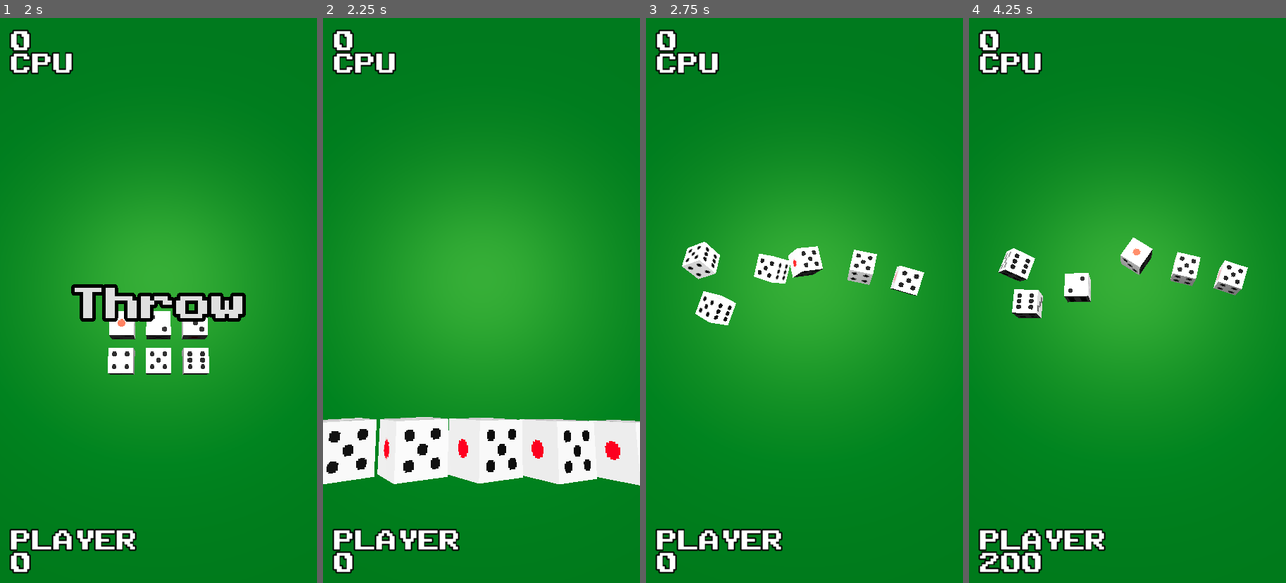
Above: before the commit, frames 1-4 (left to right).
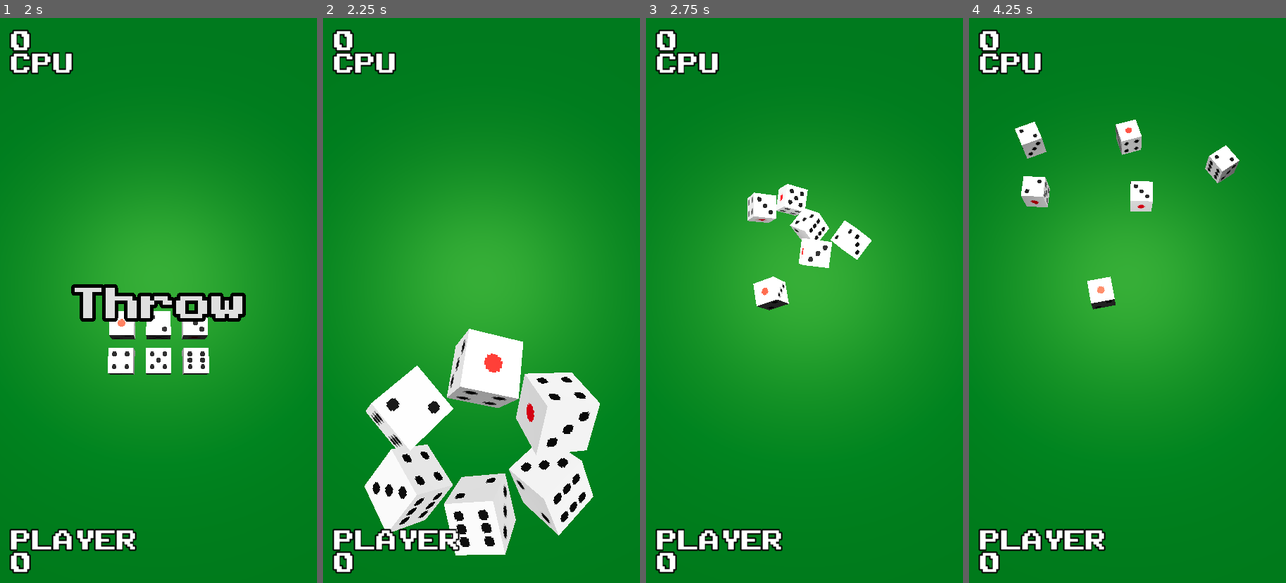
Above: after the commit, the same moments.

Repository: SocratesDz/Dice10K
Game: Godot game, scene res://main.tscn
Two runs of this game, one before a commit and one after it. Both use one fixed random seed, a clock stepped at 60 frames per second and the inputs below.
Inputs:
- Up to frame 1 (2 s): click "START" at 1.25 s
- Up to frame 2 (2.25 s): click "Throw" at 2 s
- Up to frame 3 (2.75 s): no input
- Up to frame 4 (4.25 s): no input

Frame 1 is identical in both runs. In frame 2, 19% of the frame differs, in the area x 0-100%, y 55-96%; in frame 3, 5.0%; in frame 4, 5.6%.

Commit message:
feat: set dice circling around marker point correctly.

Diff:
--- a/game.gd
+++ b/game.gd
@@ -135,11 +135,19 @@
 			TurnType.CPU:
 				turn_direction_modifier = -1
 				dice_target_position = cpu_throw_point.position
-		# Position dice horizontally in linear fashion
-		var margin_x = 0.20
-		die.position = dice_target_position + \
-			((i - dice.size()/2) * Vector3(margin_x, 0, 0))
-		die.rotation = Vector3.ZERO
+
+		# Position dice in a circular pattern around the marker point
+		var margin = 0.25
+		var horizontal_angle = (i * TAU)/dice.size()
+		var vertical_angle = PI/3 * turn_direction_modifier
+		var offset = Vector3.UP * margin
+		var final_position = dice_target_position + offset\
+			.rotated(Vector3.FORWARD, horizontal_angle)\
+			.rotated(Vector3.LEFT, vertical_angle)
+		die.position = final_position
+
+		# Set initial random rotation
+		die.rotation = Vector3(randf_range(-PI, PI), randf_range(-PI, PI), randf_range(-PI, PI))
 
 		die.set_linear_velocity(Vector3.ZERO)
 		# Apply impulse forward
--- a/project.godot
+++ b/project.godot
@@ -11,6 +11,7 @@
 [application]
 
 config/name="Dice 10K"
+config/version="0.9"
 run/main_scene="res://main.tscn"
 config/features=PackedStringArray("4.2", "GL Compatibility")
 config/icon="res://icon.svg"
@@ -46,3 +47,4 @@
 
 renderer/rendering_method="gl_compatibility"
 renderer/rendering_method.mobile="gl_compatibility"
+textures/vram_compression/import_etc2_astc=true
Not shown, changed: icon.svg.import
